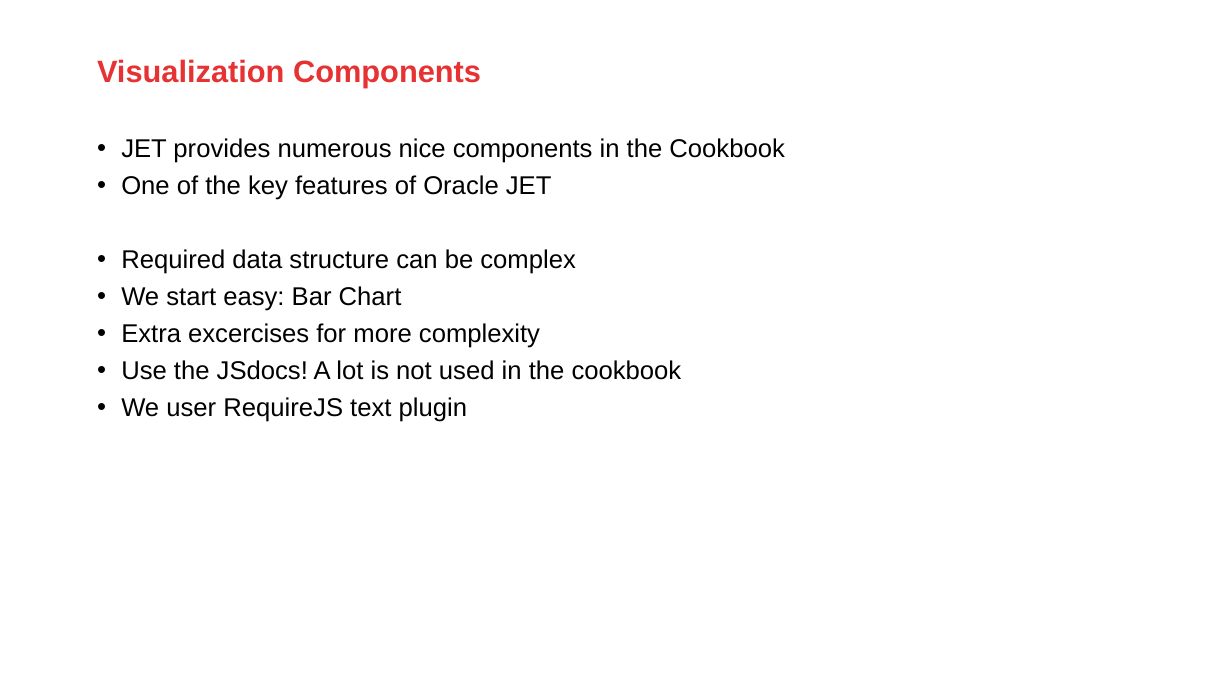
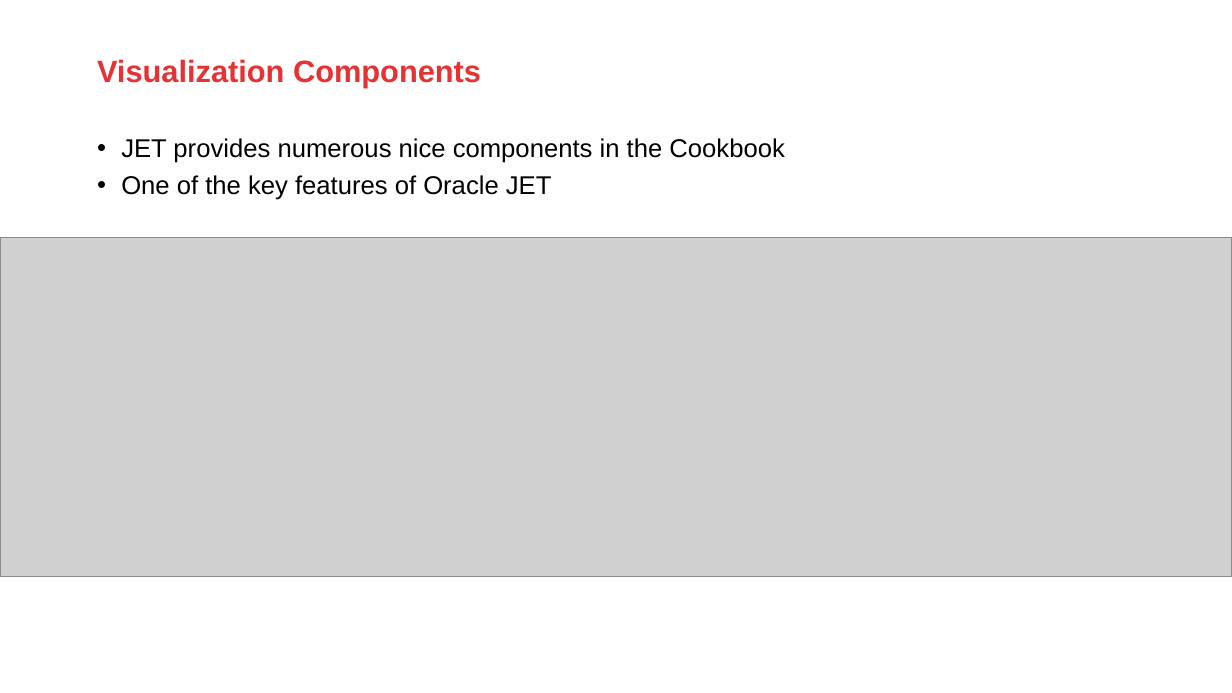
Before and after one commit to jeroenRX/AmisJetTraining, a slide deck: slide 75 of presentation overview.pptx (slide 49 before the commit). Drawn at 1232x693 pixels with LibreOffice and Linux fonts; fonts in the diff are those of the drawing; grey boxes stand for pictures; background and template pictures are left out. Boxes give left, top, right and bottom in pixels: in the first picture for what was removed or moved away, otherwise in the second. Text is boxed around its words. In the diff, an @@ line names an element or a change of style, - is before the commit and + after.

Commit message:
Added images, jQuery, observables

```diff
--- a/presentation overview.pptx
+++ b/presentation overview.pptx
@@ picture added at (0, 238, 1232, 577) @@
@@ text at (121, 249, 682, 422): paragraphs removed @@
-• Required data structure can be complex
-• We start easy: Bar Chart
-• Extra excercises for more complexity
-• Use the JSdocs! A lot is not used in the cookbook
-• We user RequireJS text plugin
```
Also in this commit, not shown: 75 other slides changed, 28 slides added, 3 slides removed.
